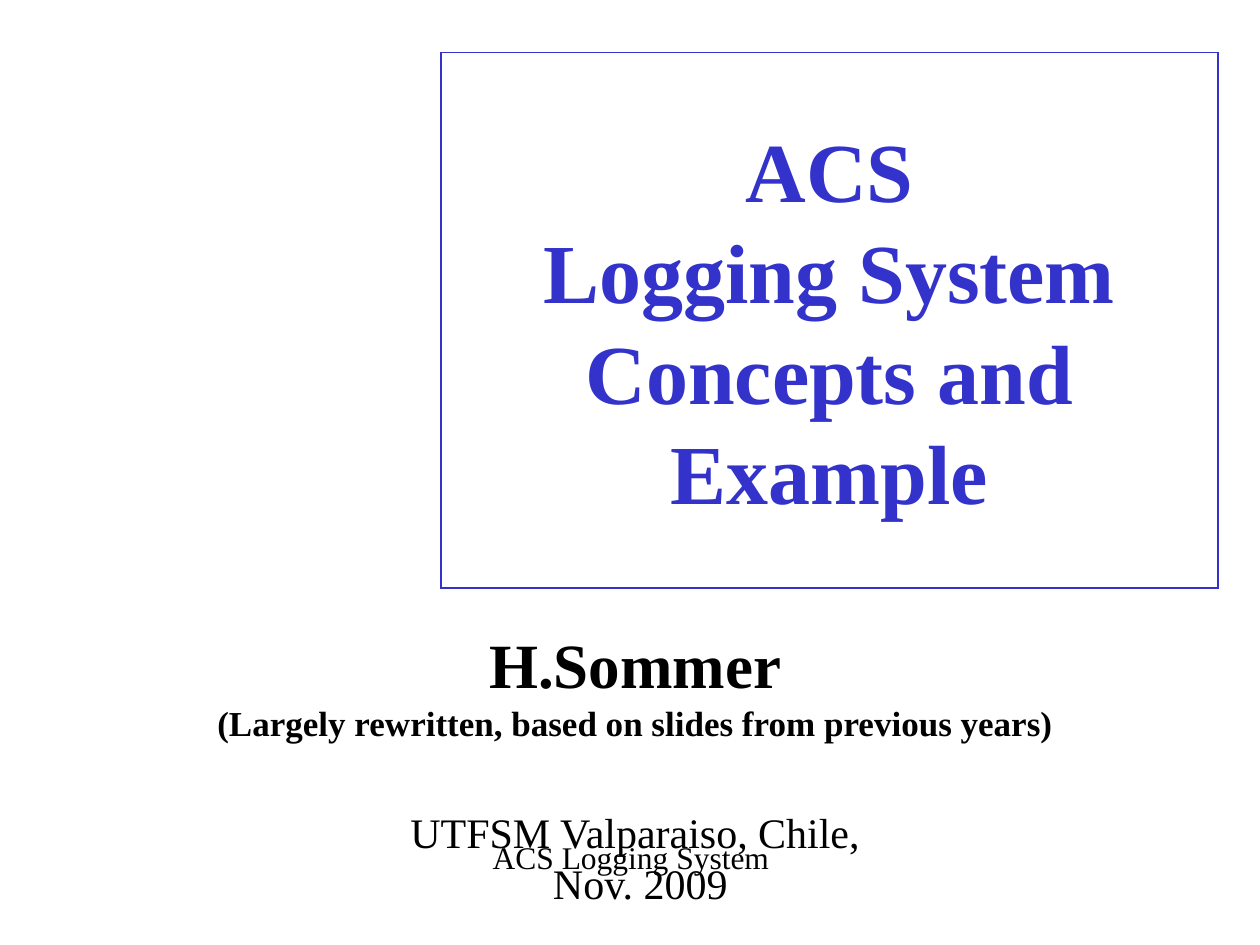
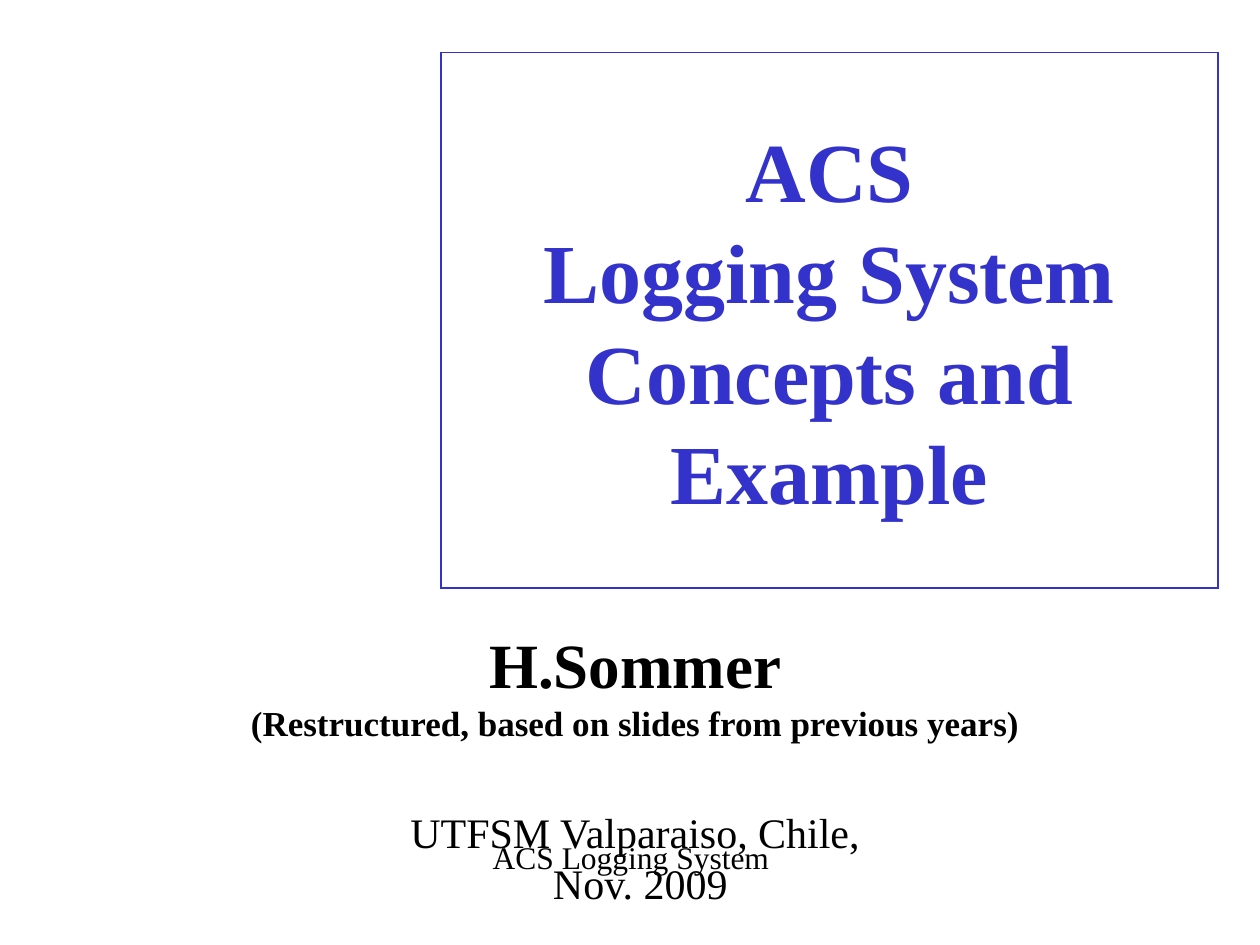
Before and after one commit to ACS-Community/ACS, a slide deck: slide 1 of Documents/ACS-Course/ACSCourse-ACSLoggingSystem.ppt. Drawn at 1260x945 pixels with LibreOffice and Linux fonts; fonts in the diff are those of the drawing; background and template pictures are left out. Boxes give left, top, right and bottom in pixels: in the first picture for what was removed or moved away, otherwise in the second. Text is boxed around its words. In the diff, an @@ line names an element or a change of style, - is before the commit and + after.

```diff
--- a/Documents/ACS-Course/ACSCourse-ACSLoggingSystem.ppt
+++ b/Documents/ACS-Course/ACSCourse-ACSLoggingSystem.ppt
@@ subtitle at (251,646,1018,743): text changed @@
-H.Sommer
-(Largely rewritten, based on slides from previous years)
+H.Sommer
+(Restructured, based on slides from previous years)
```
Also in this commit, not shown: 8 other slides changed, 2 slides added.
